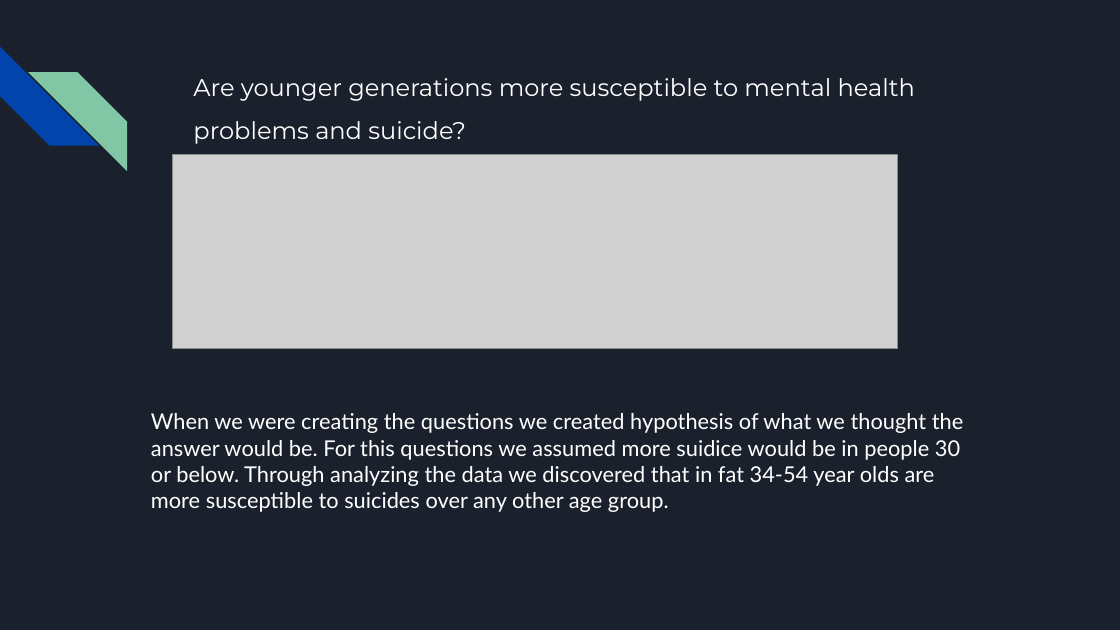
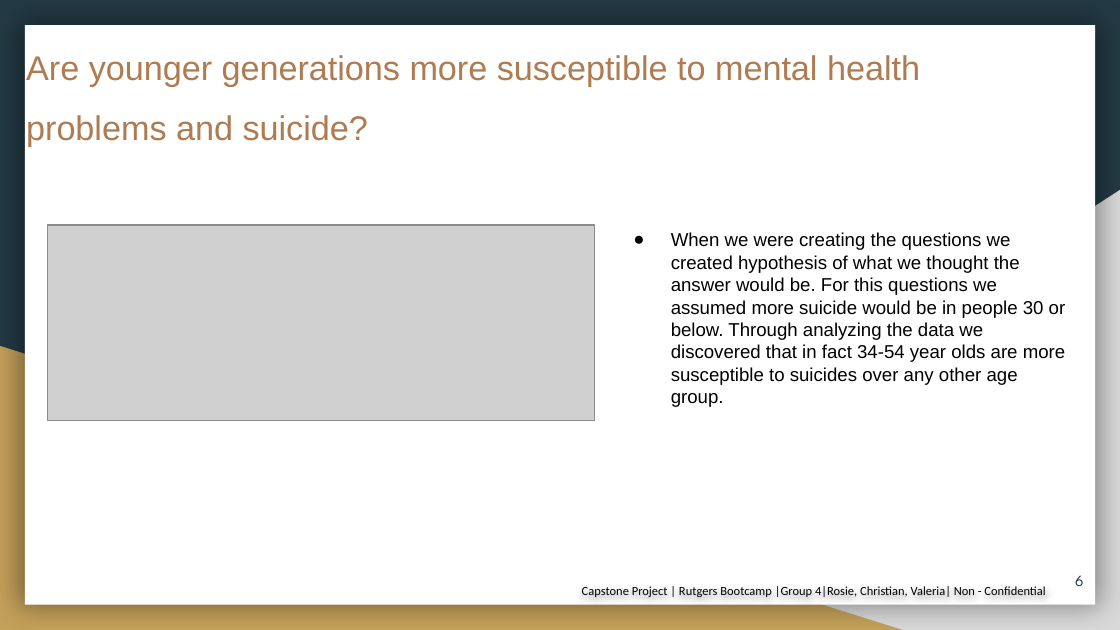
Before and after one commit to RosieMina/Final_project, a slide deck: slide 6 of Final Project.pptx (slide 3 before the commit). Drawn at 1120x630 pixels with LibreOffice and Linux fonts; fonts in the diff are those of the drawing; grey boxes stand for pictures. Boxes give left, top, right and bottom in pixels: in the first picture for what was removed or moved away, otherwise in the second. Text is boxed around its words. In the diff, an @@ line names an element or a change of style, - is before the commit and + after.

```diff
--- a/Final Project.pptx
+++ b/Final Project.pptx
@@ background #1B212C to #233A44 @@
@@ title "Are younger generations more susceptible ...": place and size @@
-title "Are younger generations more susceptible ..." at (193, 78, 915, 144)
+title "Are younger generations more susceptible ..." at (26, 55, 920, 147)
@@ title "Are younger generations more susceptible ..." at (26, 55, 920, 147): size 15.5 to 22 pt, font Montserrat to Arial, text colour #FFFFFF to #AF7B51 @@
@@ rectangle added at (25, 26, 1095, 605), fill #FFFFFF @@
@@ diag stripe removed at (0, 47, 99, 146) @@
@@ diag stripe removed at (28, 72, 127, 170) @@
@@ right triangle added at (439, 190, 1120, 630), fill #D9D9D9 @@
@@ picture: place and size @@
-picture at (172, 155, 897, 348)
+picture at (47, 225, 595, 421)
@@ text at (671, 232, 1066, 407): text changed; size 14 to 12 pt; font Lato to Arial; text colour #FFFFFF to #000000 @@
-When we were creating the questions we created hypothesis of what we thought the answer would be. For this questions we assumed more suidice would be in people 30 or below. Through analyzing the data we discovered that in fat 34-54 year olds are more susceptible to suicides over any other age group.
+● When we were creating the questions we created hypothesis of what we thought the answer would be. For this questions we assumed more suicide would be in people 30 or below. Through analyzing the data we discovered that in fact 34-54 year olds are more susceptible to suicides over any other age group.
@@ right triangle added at (0, 346, 903, 630), fill #C4A15A @@
@@ text added at (582, 586, 1045, 597), 8 pt, text #000000 @@
+Capstone Project | Rutgers Bootcamp |Group 4|Rosie, Christian, Valeria| Non - Confidential
@@ page number added at (1075, 575, 1084, 586), 10 pt, text #233A44 @@
+6
```
Also in this commit, not shown: 7 other slides changed, 8 slides added, 2 slides removed.
